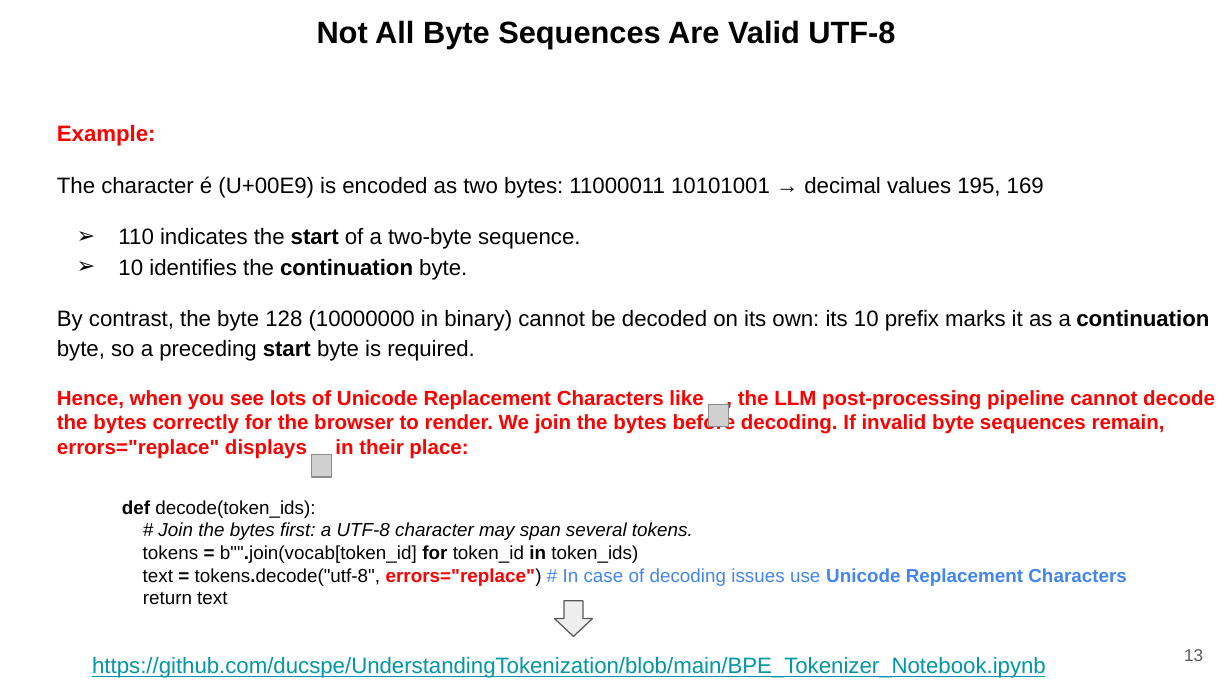
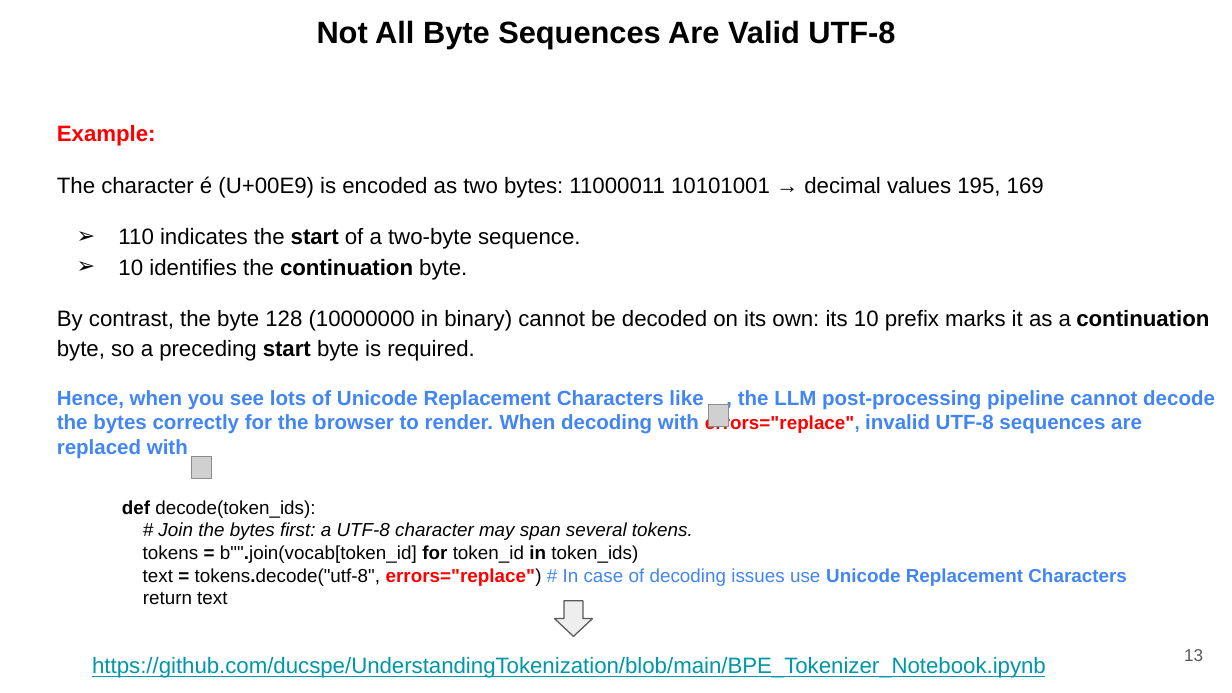
Before and after one commit to ducspe/DCPresentations, a slide deck: slide 13 of UnderstandingTokenization/UnderstandingTokenization.pptx. Drawn at 1232x693 pixels with LibreOffice and Linux fonts; fonts in the diff are those of the drawing; grey boxes stand for pictures. Boxes give left, top, right and bottom in pixels: in the first picture for what was removed or moved away, otherwise in the second. Text is boxed around its words. In the diff, an @@ line names an element or a change of style, - is before the commit and + after.

Commit message:
Refine Diffusion and Tokenization slides and update video tutorials
- Correct and clarify the Diffusion and Tokenization presentations in PDF and PowerPoint formats.
- Update the corresponding video tutorials and English SRT subtitles to reflect the revised slides.
- Remove the three VTT caption files, with browser caption regeneration and GitHub Pages updates deferred to a follow-up.

```diff
--- a/UnderstandingTokenization/UnderstandingTokenization.pptx
+++ b/UnderstandingTokenization/UnderstandingTokenization.pptx
@@ text at bbox=[57, 390, 1215, 459]: text changed; text colour #FF0000 to #4285F4 @@
-Hence, when you see lots of Unicode Replacement Characters like , the LLM post-processing pipeline cannot decode the bytes correctly for the browser to render. We join the bytes before decoding. If invalid byte sequences remain, errors="replace" displays in their place:
+Hence, when you see lots of Unicode Replacement Characters like , the LLM post-processing pipeline cannot decode the bytes correctly for the browser to render. When decoding with errors="replace", invalid UTF-8 sequences are replaced with
@@ picture: place and size @@
-picture at bbox=[312, 455, 331, 477]
+picture at bbox=[191, 456, 211, 478]
```
Also in this commit, not shown: 10 other slides changed, 10 other files.
